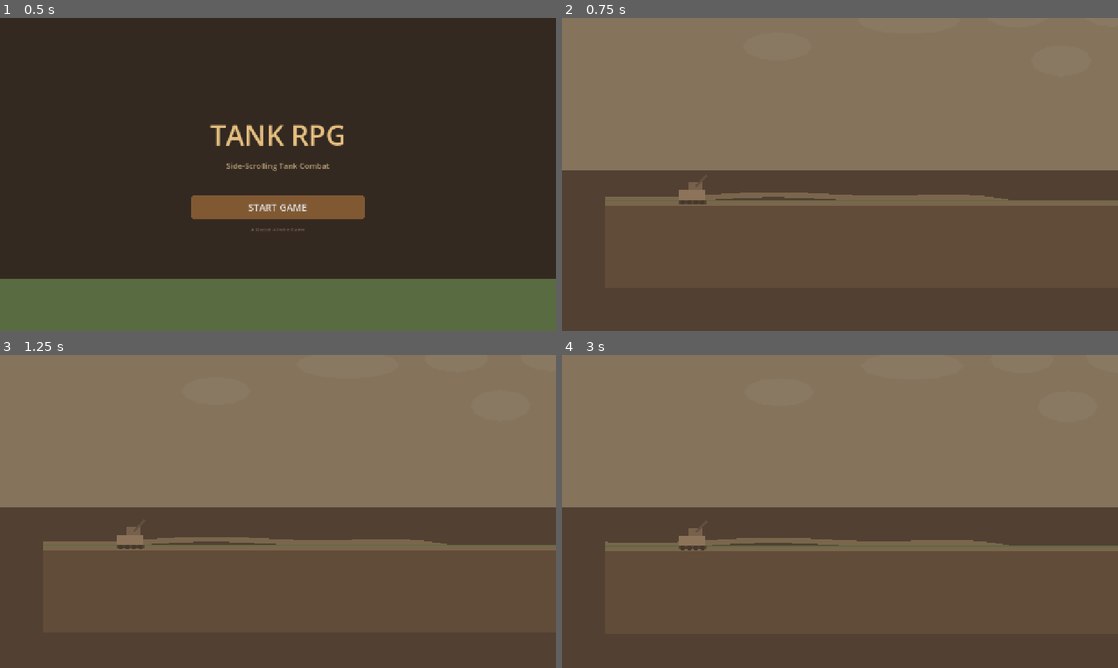
Above: before the commit, frames 1-4 (two rows, left to right).
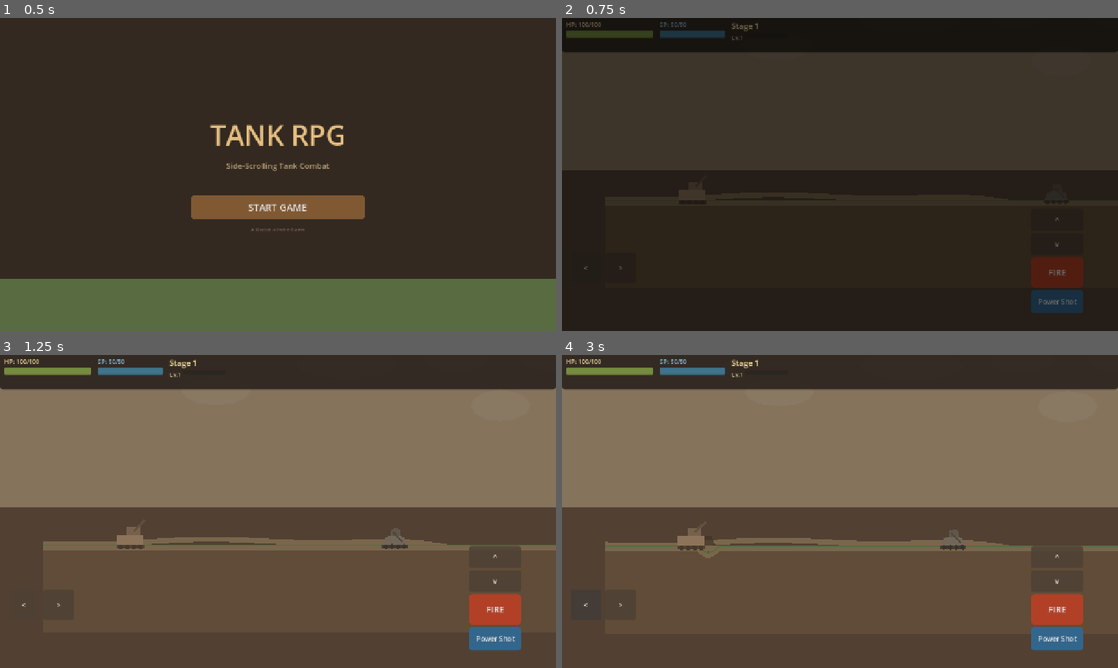
Above: after the commit, the same moments.

Repository: c3po-protocol1/tank-rpg
Game: Godot game, scene res://scenes/main.tscn
The game is run twice, just before and just after one commit, with the same random seed, the same clock (stepped at 60 frames per second) and the same inputs.
Inputs (mouse positions are in pixels of both pictures, inside the frame that each line leads up to):
- Up to frame 1 (0.5 s): no input
- Up to frame 2 (0.75 s): click "START GAME" at 0.5 s
- Up to frame 3 (1.25 s): no input
- Up to frame 4 (3 s): click (1056, 580) at 1.25 s, where only the run after the commit has a clickable "v"; click (1056, 608) at 2 s, where only the run after the commit has a clickable "FIRE"; click (584, 605) at 2.75 s, where only the run after the commit has a clickable "<"

Frame 1 is identical in both runs. In frame 2, 100% of the frame differs, in the area x 0-100%, y 0-100%; in frame 3, 13%; in frame 4, 13%.
Error before the commit: Parse Error: Could not resolve class "HudControls", because of a parser error. (res://scripts/systems/hud.gd:35)

Commit message:
fix: all runtime errors resolved — battle scene runs clean
- Fixed battle_ui.gd: pass scene node to static methods for add_child
- Fixed hud_controls.gd: parser errors in static method signatures
- Fixed enemy_visuals.gd: self references replaced with tank parameter
- Fixed terrain_system.gd: Variant type inference explicit typing
- Fixed player_tank.gd: InputMap action 'skill' → 'use_skill'
- Fixed enemy_tank.gd: Variant type inference
- Battle scene: 0 SCRIPT_ERROR
- Main menu: 0 errors
- Validation: 30/30 tests pass

Diff:
--- a/scripts/systems/battle_controller.gd
+++ b/scripts/systems/battle_controller.gd
@@ -184,9 +184,9 @@
 	_show_stage_clear()
 
 func _show_stage_clear() -> void:
-	BattleUI.show_stage_clear(self, StageManager.current_stage, StageManager.total_xp_earned)
+	BattleUI.show_stage_clear(self, StageManager.current_stage, stage_xp_earned, stage_enemies_killed)
 func _show_game_over() -> void:
-	BattleUI.show_game_over(self)
+	BattleUI.show_game_over(self, StageManager.current_stage, stage_enemies_killed)
 func _fade_transition(fade_in: bool) -> void:
 	BattleUI.fade_transition(self, fade_in)
 func _setup_hud() -> void:
--- a/scripts/systems/battle_ui.gd
+++ b/scripts/systems/battle_ui.gd
@@ -3,18 +3,17 @@
 
 ## Static helper for battle screen overlays (victory, game over, transitions).
 
-static func show_stage_clear(scene: Node, stage: int, xp: int) -> void:
-	var cleared_stage := stage
+static func show_stage_clear(scene: Node, stage: int, xp: int, enemies_killed: int) -> void:
 	GameManager.complete_stage()
 
 	var canvas := CanvasLayer.new()
 	canvas.layer = 10
-	add_child(canvas)
+	scene.add_child(canvas)
 
 	var overlay := ColorRect.new()
 	overlay.set_anchors_preset(Control.PRESET_FULL_RECT)
 	overlay.color = Color(0.0, 0.0, 0.0, 0.0)
-	canvas.scene.add_child(overlay)
+	canvas.add_child(overlay)
 
 	# Fade in overlay
 	var fade := overlay.create_tween()
@@ -42,14 +41,14 @@
 	panel.add_child(vbox)
 
 	var title := Label.new()
-	title.text = "STAGE %d CLEAR!" % cleared_stage
+	title.text = "STAGE %d CLEAR!" % stage
 	title.horizontal_alignment = HORIZONTAL_ALIGNMENT_CENTER
 	title.add_theme_font_size_override("font_size", 40)
 	title.add_theme_color_override("font_color", Color(0.95, 0.85, 0.5))
 	vbox.add_child(title)
 
 	# Stats summary
-	var stats_text := "Enemies Defeated: %d\nXP Earned: %d\nLevel: %d" % [stage_enemies_killed, stage_xp_earned, PlayerData.level]
+	var stats_text := "Enemies Defeated: %d\nXP Earned: %d\nLevel: %d" % [enemies_killed, xp, PlayerData.level]
 	var stats := Label.new()
 	stats.text = stats_text
 	stats.horizontal_alignment = HORIZONTAL_ALIGNMENT_CENTER
@@ -68,31 +67,32 @@
 	vbox.add_child(button_row)
 
 	var next_btn := create_styled_button("Next Stage", Color(0.35, 0.5, 0.3))
-	next_btn.pressed.connect(func():
-		_fade_transition(false)
+	next_btn.pressed.connect(func() -> void:
+		BattleUI.fade_transition(scene, false)
 		await scene.get_tree().create_timer(0.4).timeout
 		GameManager.advance_to_next_stage()
 	)
 	button_row.add_child(next_btn)
 
 	var upgrade_btn := create_styled_button("Upgrade", Color(0.5, 0.4, 0.25))
-	upgrade_btn.pressed.connect(func():
-		_fade_transition(false)
+	upgrade_btn.pressed.connect(func() -> void:
+		BattleUI.fade_transition(scene, false)
 		await scene.get_tree().create_timer(0.4).timeout
 		GameManager.open_upgrade_screen()
 	)
 	button_row.add_child(upgrade_btn)
-static func show_game_over(scene: Node) -> void:
+
+static func show_game_over(scene: Node, stage: int, enemies_killed: int) -> void:
 	GameManager.trigger_game_over()
 
 	var canvas := CanvasLayer.new()
 	canvas.layer = 10
-	add_child(canvas)
+	scene.add_child(canvas)
 
 	var overlay := ColorRect.new()
 	overlay.set_anchors_preset(Control.PRESET_FULL_RECT)
 	overlay.color = Color(0.1, 0.03, 0.03, 0.0)
-	canvas.scene.add_child(overlay)
+	canvas.add_child(overlay)
 
 	var fade := overlay.create_tween()
 	fade.tween_property(overlay, "color:a", 0.75, 0.3)
@@ -125,7 +125,7 @@
 	vbox.add_child(title)
 
 	var stats := Label.new()
-	stats.text = "Stage: %d | Level: %d\nEnemies Defeated: %d" % [stage, PlayerData.level, stage_enemies_killed]
+	stats.text = "Stage: %d | Level: %d\nEnemies Defeated: %d" % [stage, PlayerData.level, enemies_killed]
 	stats.horizontal_alignment = HORIZONTAL_ALIGNMENT_CENTER
 	stats.add_theme_font_size_override("font_size", 16)
 	stats.add_theme_color_override("font_color", Color(0.7, 0.55, 0.5))
@@ -141,21 +141,22 @@
 	vbox.add_child(button_col)
 
 	var retry_btn := create_styled_button("Retry Stage", Color(0.5, 0.35, 0.2))
-	retry_btn.pressed.connect(func():
+	retry_btn.pressed.connect(func() -> void:
 		PlayerData.heal_full()
-		_fade_transition(false)
+		BattleUI.fade_transition(scene, false)
 		await scene.get_tree().create_timer(0.4).timeout
 		GameManager.start_stage(stage)
 	)
 	button_col.add_child(retry_btn)
 
 	var menu_btn := create_styled_button("Main Menu", Color(0.35, 0.3, 0.25))
-	menu_btn.pressed.connect(func():
-		_fade_transition(false)
+	menu_btn.pressed.connect(func() -> void:
+		BattleUI.fade_transition(scene, false)
 		await scene.get_tree().create_timer(0.4).timeout
 		GameManager.return_to_menu()
 	)
 	button_col.add_child(menu_btn)
+
 static func create_styled_button(text: String, color: Color) -> Button:
 	var btn := Button.new()
 	btn.text = text
@@ -175,17 +176,18 @@
 	hover.corner_radius_bottom_left = 8
 	hover.corner_radius_bottom_right = 8
 	btn.add_theme_stylebox_override("hover", hover)
-	btn.pressed.connect(func(): SfxManager.play_button_click())
+	btn.pressed.connect(func() -> void: SfxManager.play_button_click())
 	return btn
+
 static func fade_transition(scene: Node, fade_in: bool) -> void:
 	var canvas := CanvasLayer.new()
 	canvas.layer = 20
-	add_child(canvas)
+	scene.add_child(canvas)
 
 	var fade_rect := ColorRect.new()
 	fade_rect.set_anchors_preset(Control.PRESET_FULL_RECT)
 	fade_rect.mouse_filter = Control.MOUSE_FILTER_IGNORE
-	canvas.scene.add_child(fade_rect)
+	canvas.add_child(fade_rect)
 
 	if fade_in:
 		fade_rect.color = Color(0.0, 0.0, 0.0, 1.0)
--- a/scripts/systems/hud_controls.gd
+++ b/scripts/systems/hud_controls.gd
@@ -14,15 +14,15 @@
 	var move_row := HBoxContainer.new()
 	move_row.add_theme_constant_override("separation", 10)
 
-	left_btn = create_button("<", Vector2(70, 70))
-	left_btn.button_down.connect(func(): _on_move_btn(hud, -1.0))
-	left_btn.button_up.connect(func(): _on_move_btn(hud, 0.0))
-	move_row.add_child(left_btn)
+	hud.left_btn = create_button("<", Vector2(70, 70))
+	hud.left_btn.button_down.connect(func() -> void: _on_move_btn(hud, -1.0))
+	hud.left_btn.button_up.connect(func() -> void: _on_move_btn(hud, 0.0))
+	move_row.add_child(hud.left_btn)
 
-	right_btn = create_button(">", Vector2(70, 70))
-	right_btn.button_down.connect(func(): _on_move_btn(hud, 1.0))
-	right_btn.button_up.connect(func(): _on_move_btn(hud, 0.0))
-	move_row.add_child(right_btn)
+	hud.right_btn = create_button(">", Vector2(70, 70))
+	hud.right_btn.button_down.connect(func() -> void: _on_move_btn(hud, 1.0))
+	hud.right_btn.button_up.connect(func() -> void: _on_move_btn(hud, 0.0))
+	move_row.add_child(hud.right_btn)
 	left_panel.add_child(move_row)
 
 	# Right side: aim + fire + skill
@@ -32,28 +32,28 @@
 	right_panel.add_theme_constant_override("separation", 5)
 	root.add_child(right_panel)
 
-	aim_up_btn = create_button("^", Vector2(70, 50))
-	aim_up_btn.button_down.connect(func(): _on_aim_btn(hud, -1.0))
-	aim_up_btn.button_up.connect(func(): _on_aim_btn(hud, 0.0))
-	right_panel.add_child(aim_up_btn)
+	hud.aim_up_btn = create_button("^", Vector2(70, 50))
+	hud.aim_up_btn.button_down.connect(func() -> void: _on_aim_btn(hud, -1.0))
+	hud.aim_up_btn.button_up.connect(func() -> void: _on_aim_btn(hud, 0.0))
+	right_panel.add_child(hud.aim_up_btn)
 
-	aim_down_btn = create_button("v", Vector2(70, 50))
-	aim_down_btn.button_down.connect(func(): _on_aim_btn(hud, 1.0))
-	aim_down_btn.button_up.connect(func(): _on_aim_btn(hud, 0.0))
-	right_panel.add_child(aim_down_btn)
+	hud.aim_down_btn = create_button("v", Vector2(70, 50))
+	hud.aim_down_btn.button_down.connect(func() -> void: _on_aim_btn(hud, 1.0))
+	hud.aim_down_btn.button_up.connect(func() -> void: _on_aim_btn(hud, 0.0))
+	right_panel.add_child(hud.aim_down_btn)
 
 	# Fire button
-	fire_btn = create_button("FIRE", Vector2(120, 70))
-	fire_btn.add_theme_font_size_override("font_size", 20)
+	hud.fire_btn = create_button("FIRE", Vector2(120, 70))
+	hud.fire_btn.add_theme_font_size_override("font_size", 20)
 	var fire_style := StyleBoxFlat.new()
 	fire_style.bg_color = Color(0.7, 0.25, 0.15)
 	fire_style.corner_radius_top_left = 8
 	fire_style.corner_radius_top_right = 8
 	fire_style.corner_radius_bottom_left = 8
 	fire_style.corner_radius_bottom_right = 8
-	fire_btn.add_theme_stylebox_override("normal", fire_style)
-	fire_btn.pressed.connect(_on_fire_pressed)
-	right_panel.add_child(fire_btn)
+	hud.fire_btn.add_theme_stylebox_override("normal", fire_style)
+	hud.fire_btn.pressed.connect(func() -> void: _on_fire_pressed(hud))
+	right_panel.add_child(hud.fire_btn)
 
 	# Skill button (next to fire)
 	var skill_container := Control.new()
@@ -85,19 +85,19 @@
 	skill_disabled_style.corner_radius_bottom_left = 8
 	skill_disabled_style.corner_radius_bottom_right = 8
 	hud.skill_btn.add_theme_stylebox_override("disabled", skill_disabled_style)
-	hud.skill_btn.pressed.connect(_on_skill_pressed)
+	hud.skill_btn.pressed.connect(func() -> void: _on_skill_pressed(hud))
 	skill_container.add_child(hud.skill_btn)
 
 	# Cooldown overlay label
-	skill_cooldown_label = Label.new()
-	skill_cooldown_label.text = ""
-	skill_cooldown_label.visible = false
-	skill_cooldown_label.horizontal_alignment = HORIZONTAL_ALIGNMENT_CENTER
-	skill_cooldown_label.vertical_alignment = VERTICAL_ALIGNMENT_CENTER
-	skill_cooldown_label.set_anchors_preset(Control.PRESET_FULL_RECT)
-	skill_cooldown_label.add_theme_font_size_override("font_size", 18)
-	skill_cooldown_label.add_theme_color_override("font_color", Color(1.0, 0.8, 0.3))
-	skill_container.add_child(skill_cooldown_label)
+	hud.skill_cooldown_label = Label.new()
+	hud.skill_cooldown_label.text = ""
+	hud.skill_cooldown_label.visible = false
+	hud.skill_cooldown_label.horizontal_alignment = HORIZONTAL_ALIGNMENT_CENTER
+	hud.skill_cooldown_label.vertical_alignment = VERTICAL_ALIGNMENT_CENTER
+	hud.skill_cooldown_label.set_anchors_preset(Control.PRESET_FULL_RECT)
+	hud.skill_cooldown_label.add_theme_font_size_override("font_size", 18)
+	hud.skill_cooldown_label.add_theme_color_override("font_color", Color(1.0, 0.8, 0.3))
+	skill_container.add_child(hud.skill_cooldown_label)
 
 
 static func update_skill_button(hud: HUD) -> void:
@@ -127,12 +127,12 @@
 	return btn
 
 
-static func _on_move_btn(hud, hud: HUD, direction: float) -> void:
+static func _on_move_btn(hud: HUD, direction: float) -> void:
 	if hud.player_ref:
 		hud.player_ref.set_touch_move(direction)
 
 
-static func _on_aim_btn(hud, hud: HUD, direction: float) -> void:
+static func _on_aim_btn(hud: HUD, direction: float) -> void:
 	if hud.player_ref:
 		hud.player_ref.set_touch_aim(direction)
 
--- a/scripts/systems/terrain_system.gd
+++ b/scripts/systems/terrain_system.gd
@@ -25,7 +25,7 @@
 
 
 func generate_terrain(preset: String = "gentle_hills") -> void:
-	var config : Variant = StageData.TERRAIN_PRESETS.get(preset, StageData.TERRAIN_PRESETS["flat"])
+	var config: Dictionary = StageData.TERRAIN_PRESETS.get(preset, StageData.TERRAIN_PRESETS["flat"])
 	hill_count = config.get("hills", 3)
 	roughness = config.get("roughness", 0.3)
 	_build_terrain_polygon()
@@ -129,7 +129,7 @@
 
 	for i in range(terrain_polygon.size()):
 		var point := terrain_polygon[i]
-		var dist_x := abs(point.x - local_pos.x)
+		var dist_x: float = abs(point.x - local_pos.x)
 		if dist_x < radius * 1.5 and i > 0 and i < terrain_polygon.size() - 1:
 			if not inserted_crater:
 				inserted_crater = true
--- a/scripts/tanks/enemy_tank.gd
+++ b/scripts/tanks/enemy_tank.gd
@@ -157,7 +157,7 @@
 
 func _calculate_firing_angle(to_target: Vector2, distance: float) -> float:
 	var launch_speed := rng * 1.5
-	var dx := abs(to_target.x)
+	var dx: float = abs(to_target.x)
 	var dy := to_target.y
 	var v2 := launch_speed * launch_speed
 	var g := GRAVITY
--- a/scripts/tanks/enemy_visuals.gd
+++ b/scripts/tanks/enemy_visuals.gd
@@ -4,9 +4,9 @@
 ## Builds visual representation for enemy tanks based on type.
 
 static func setup(tank: EnemyTank) -> void:
-	var enemy_data := StageData.ENEMY_DATA.get(tank.enemy_type, {})
+	var enemy_data: Dictionary = StageData.ENEMY_DATA.get(tank.enemy_type, {})
 	var color: Color = enemy_data.get("color", Color(0.45, 0.4, 0.35))
-	facing_right = false
+	tank.facing_right = false
 
 	tank.body_node = Node2D.new()
 	tank.add_child(tank.body_node)
@@ -65,7 +65,7 @@
 
 	tank.barrel_tip = Marker2D.new()
 	tank.barrel_tip.position = Vector2(-barrel_len - 3, 0)
-	tank.barrel_node.add_child(barrel_tip)
+	tank.barrel_node.add_child(tank.barrel_tip)
 
 	# Tracks
 	var track_w := 60.0 * body_scale
@@ -82,11 +82,11 @@
 		wheel.position = Vector2(-20 + i * 14, 3)
 		tank.body_node.add_child(wheel)
 
-	barrel_node.rotation_degrees = -(180.0 + barrel_angle)
+	tank.barrel_node.rotation_degrees = -(180.0 + tank.barrel_angle)
 
 	# Scale for boss/sub-boss
 	if body_scale != 1.0:
-		body_node.scale = Vector2(body_scale, body_scale)
+		tank.body_node.scale = Vector2(body_scale, body_scale)
 
 
 static func _create_wheel(radius: float, color: Color) -> Polygon2D:
--- a/scripts/tanks/player_tank.gd
+++ b/scripts/tanks/player_tank.gd
@@ -57,7 +57,7 @@
 	if Input.is_action_just_pressed("fire"):
 		fire()
 	# Skill
-	if Input.is_action_just_pressed("skill"):
+	if Input.is_action_just_pressed("use_skill"):
 		use_skill()
 
 
